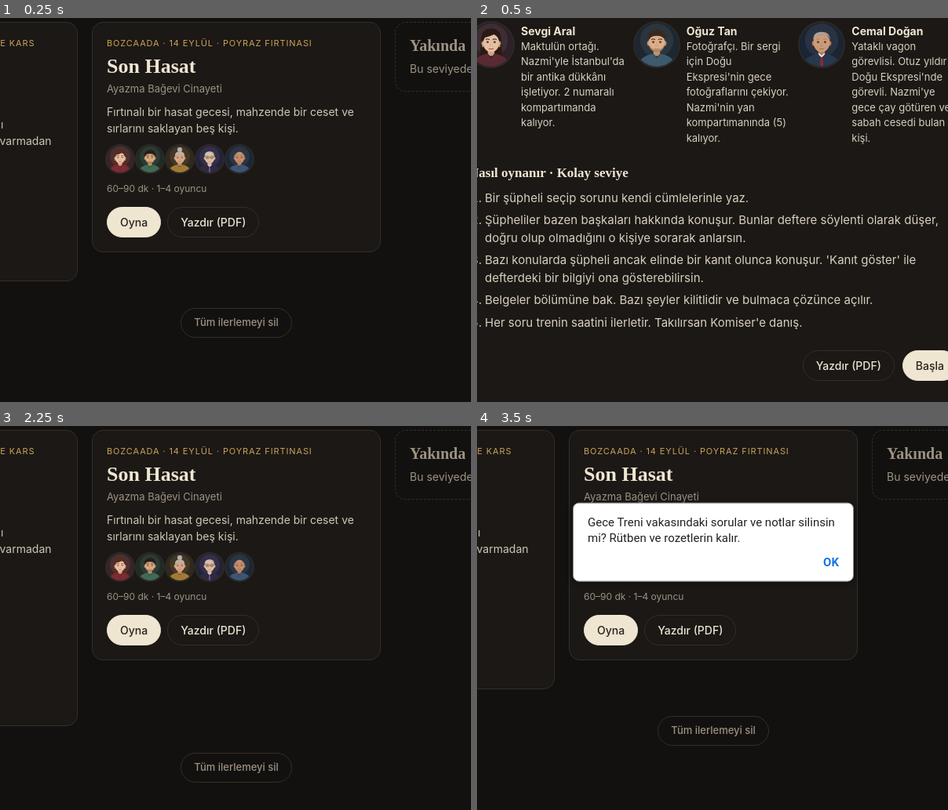
Above: before the commit, frames 1-4 (two rows, left to right).
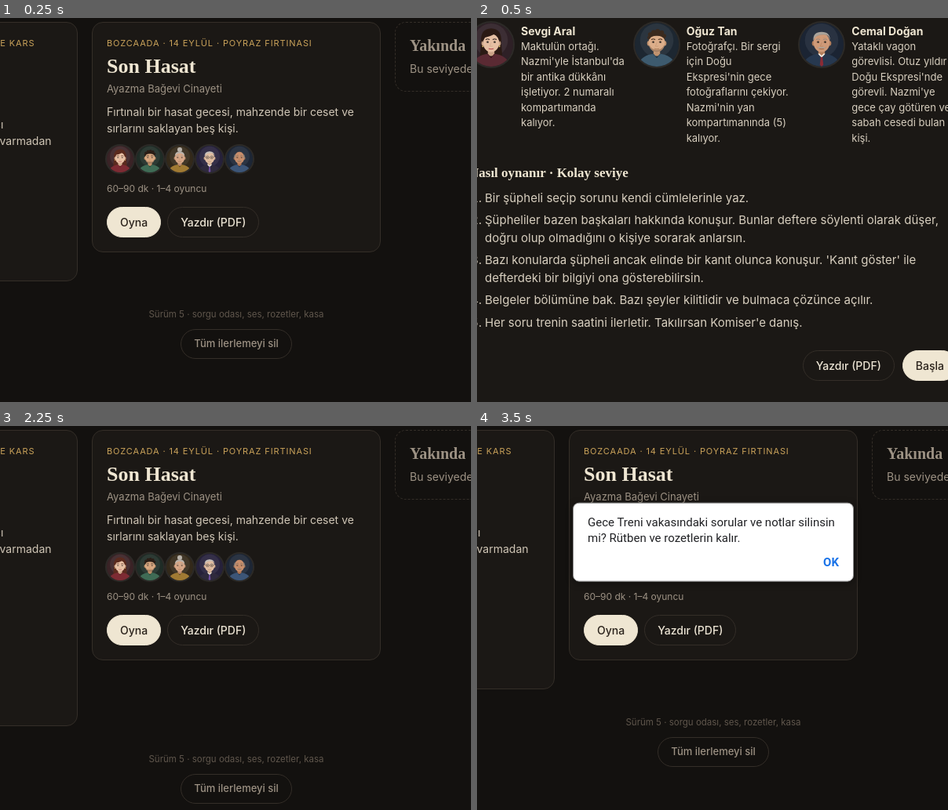
Above: after the commit, the same moments.

Repository: elifnurbektastr-crypto/detective-game
Game: browser game, page index.html
Two runs of this game, one before a commit and one after it. Both use one fixed random seed, a clock stepped at 60 frames per second and the inputs below. When the page shows a pop-up message, it is drawn as a white box for half a second while everything else waits; a line starting with > is the answer the replay typed.
Inputs (mouse positions are % of the whole screen's width and height, from its top left):
- Up to frame 1 (0.25 s): no input
- Up to frame 2 (0.5 s): click "Oyna" at 0.27 s
- Up to frame 3 (2.25 s): click "Başla" at 0.52 s; click "Baştan başla" at 0.77 s; click (50, 60) at 1.07 s; tap one key every 0.2 s from 1.17 s: C R A N E Enter; click (30, 40) at 1.67 s; click "Başla" at 1.77 s; click "Vakalar" at 2.02 s
- Up to frame 4 (3.5 s): click (69, 53) at 2.27 s; tap one key every 0.2 s from 2.37 s: M O I S T Enter; click (64, 69) at 2.87 s; click "Baştan başla" at 3.27 s; click (26, 68) at 3.47 s
The pictures show only the part of the screen within x 25-75%, y 45-95%; the shares and areas given below are measured in that part.

The runs differ from the first frame. In frame 1, 0.7% of the frame differs, in the area x 31-69%, y 75-89%; in frame 2, nothing differs; in frame 3, 0.7%; in frame 4, 0.7%.

Commit message:
Ana ekrana sürüm bilgisi

Diff:
--- a/css/style.css
+++ b/css/style.css
@@ -591,3 +591,6 @@
 .home-foot { display: flex; justify-content: center; margin-top: 34px; }
 .home-foot .btn { color: var(--muted); font-size: 13px; }
 .case-actions .btn { white-space: nowrap; }
+
+.home-foot { flex-direction: column; align-items: center; gap: 10px; }
+.home-foot .version { color: #5f564c; font-size: 11.5px; }
--- a/js/ui.js
+++ b/js/ui.js
@@ -118,6 +118,7 @@
       grid.appendChild(col);
     });
     var foot = $("homeFoot"); foot.textContent = "";
+    foot.appendChild(el("span", "version", "Sürüm 5 · sorgu odası, ses, rozetler, kasa"));
     foot.appendChild(btn("btn ghost", "Tüm ilerlemeyi sil", function () {
       if (!confirm("Bütün vakalardaki sorular, rütben, rozetlerin ve günün sorgusu geçmişin silinsin mi? Bu geri alınamaz.")) return;
       try { Object.keys(localStorage).filter(function (k) { return k.indexOf("dedektif:") === 0 && k !== "dedektif:ses" && k !== "dedektif:sesli"; }).forEach(function (k) { localStorage.removeItem(k); }); } catch (e) { /* yok say */ }
